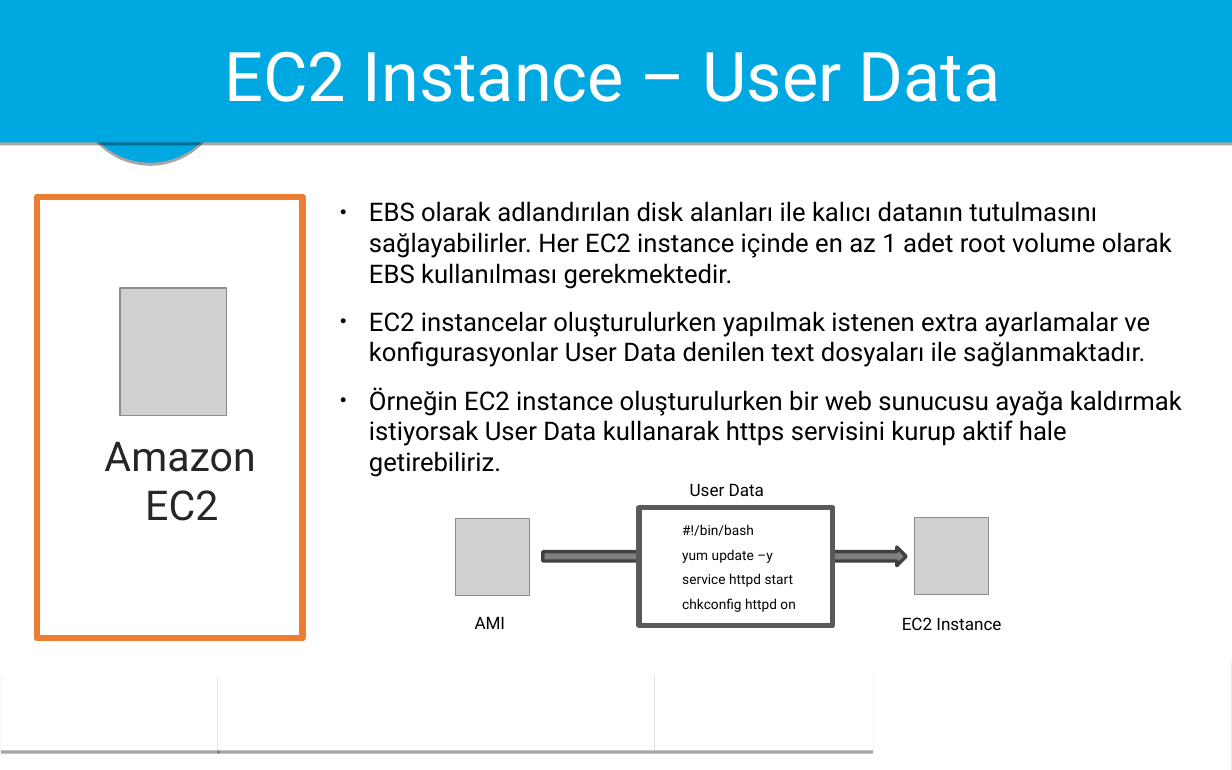
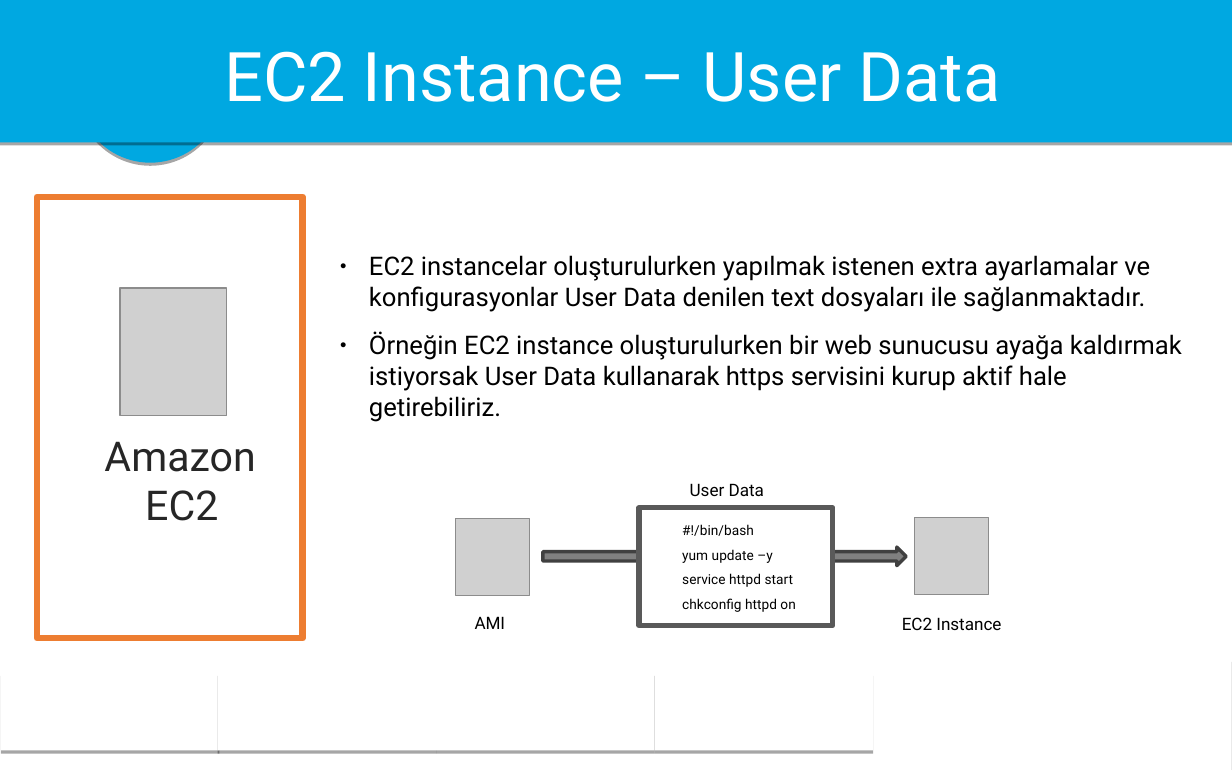
Before and after one commit to naimalpermuhacir/aws-webinar-presentation, a slide deck: slide 20 of creating-a-vpc-and-deploying-a-web-application/creating-a-vpc-and-deploying-a-web-application.pptx (slide 19 before the commit). Drawn at 1232x770 pixels with LibreOffice and Linux fonts; fonts in the diff are those of the drawing; grey boxes stand for pictures; background and template pictures are left out. Boxes give left, top, right and bottom in pixels: in the first picture for what was removed or moved away, otherwise in the second. Text is boxed around its words. In the diff, an @@ line names an element or a change of style, - is before the commit and + after.

```diff
--- a/creating-a-vpc-and-deploying-a-web-application/creating-a-vpc-and-deploying-a-web-application.pptx
+++ b/creating-a-vpc-and-deploying-a-web-application/creating-a-vpc-and-deploying-a-web-application.pptx
@@ text at box(369, 201, 1172, 289): paragraph removed @@
-● EBS olarak adlandırılan disk alanları ile kalıcı datanın tutulmasını sağlayabilirler. Her EC2 instance içinde en az 1 adet root volume olarak EBS kullanılması gerekmektedir.
```
Also in this commit, not shown: 4 other slides changed, 2 slides added, 3 other files.
